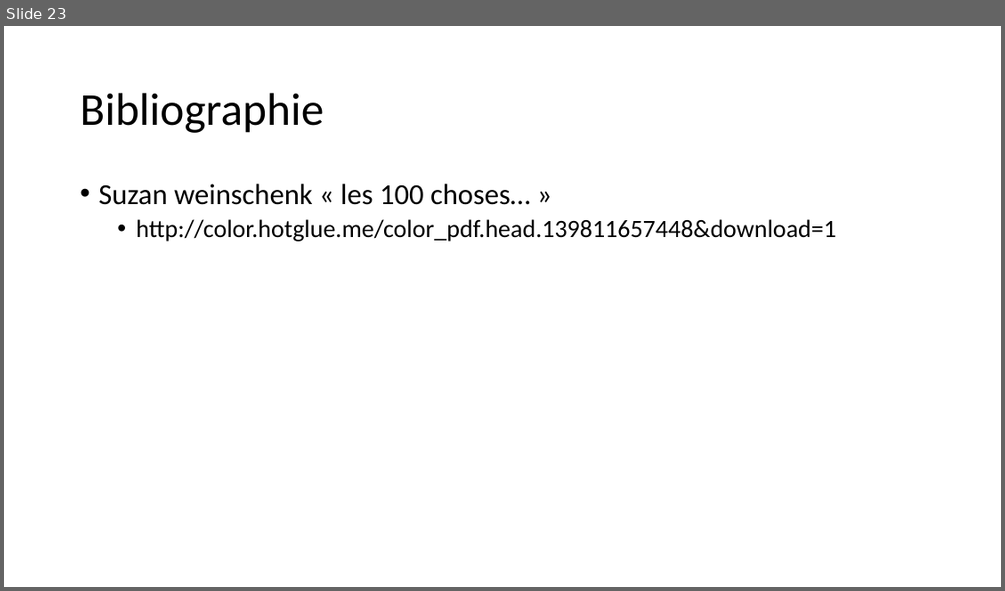
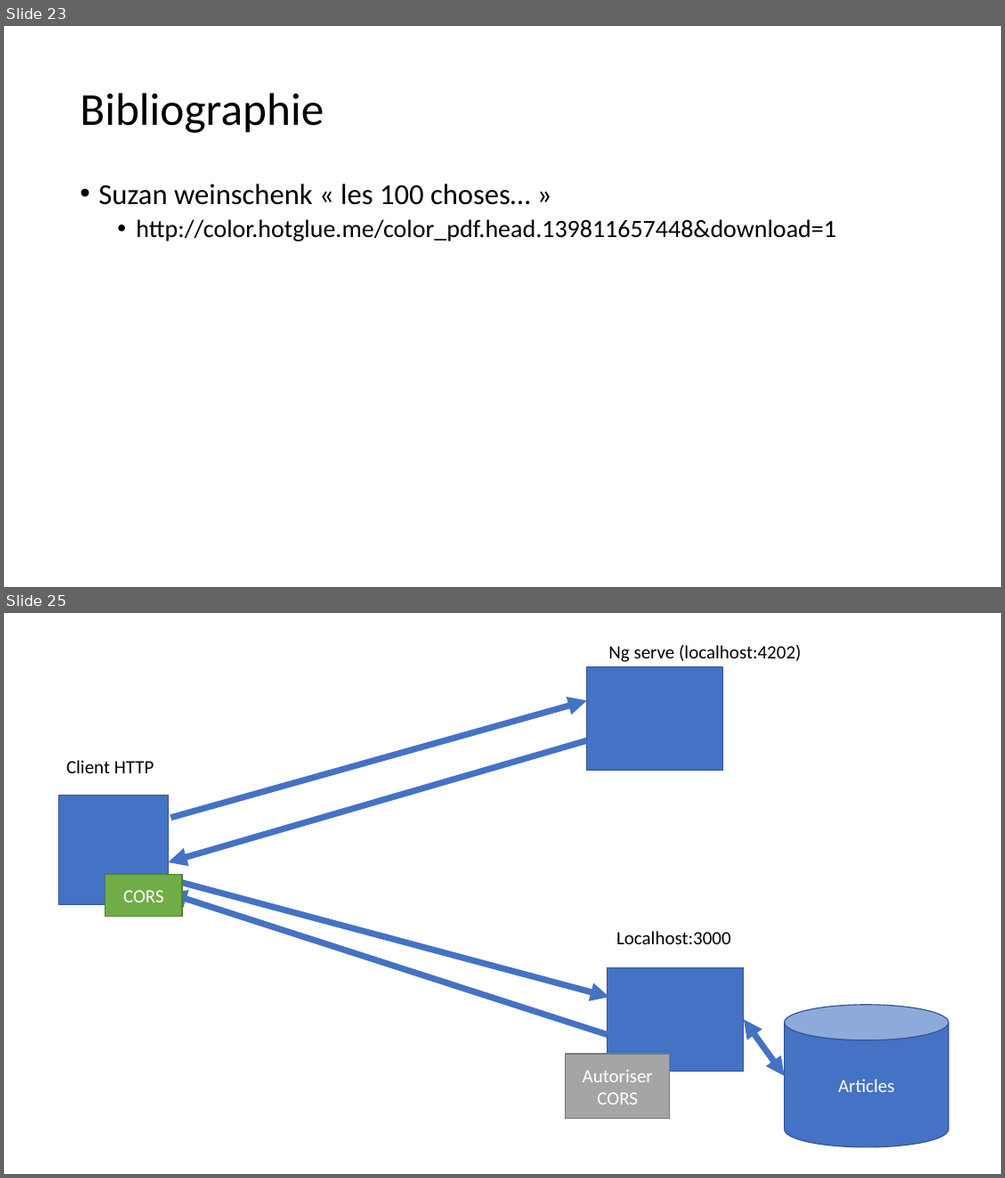
Before and after one commit to jlg-formation/fancv1-mars-21, a slide deck: notes.pptx. Shown one above the other, each under a label of ours: slide 23 before the commit, slides 23 and 25 after it; the slides between them are not shown. The pictures are 1005x591 and 1005x1178 pixels, drawn with LibreOffice and Linux fonts; fonts in the diff are those of the drawing. Boxes give left, top, right and bottom in pixels: in the first picture for what was removed or moved away, otherwise in the second. Text is boxed around its words. In the diff, an @@ line names an element or a change of style, - is before the commit and + after.

```diff
--- a/notes.pptx
+++ b/notes.pptx
@@ slide 25 added at box(4, 613, 1001, 1174), background #FFFFFF @@
@@ text added at box(608, 645, 801, 662), 18 pt, text #000000 @@
+Ng serve (localhost:4202)
@@ rectangle added at box(587, 666, 722, 771), fill #4472C4, outline #325491 1 pt @@
@@ arrow added from (170, 818) to (587, 700), #4472C4 6 pt @@
@@ arrow added from (587, 741) to (169, 862), #4472C4 6 pt @@
@@ text added at box(66, 760, 154, 773), 18 pt, text #000000 @@
+Client HTTP
@@ rectangle added at box(59, 795, 169, 905), fill #4472C4, outline #325491 1 pt @@
@@ rectangle added at box(105, 874, 182, 916), fill #70AD47, outline #538035 1 pt, 18 pt, text #FFFFFF @@
+CORS
@@ arrow added from (170, 879) to (609, 997), #4472C4 6 pt @@
@@ arrow added from (607, 1035) to (169, 893), #4472C4 6 pt @@
@@ text added at box(616, 931, 731, 944), 18 pt, text #000000 @@
+Localhost:3000
@@ rectangle added at box(607, 967, 744, 1071), fill #4472C4, outline #325491 1 pt @@
@@ cylinder added at box(785, 1005, 949, 1148), fill #4472C4, outline #325491 1 pt, 18 pt, text #FFFFFF @@
+Articles
@@ double arrow added from (744, 1019) to (785, 1076), #4472C4 6 pt @@
@@ rectangle added at box(566, 1054, 670, 1119), fill #A5A5A5, outline #7A7A7A 1 pt, 18 pt, text #FFFFFF @@
+Autoriser CORS
```
Also in this commit, not shown: 2 slides changed, 8 other slides added.
